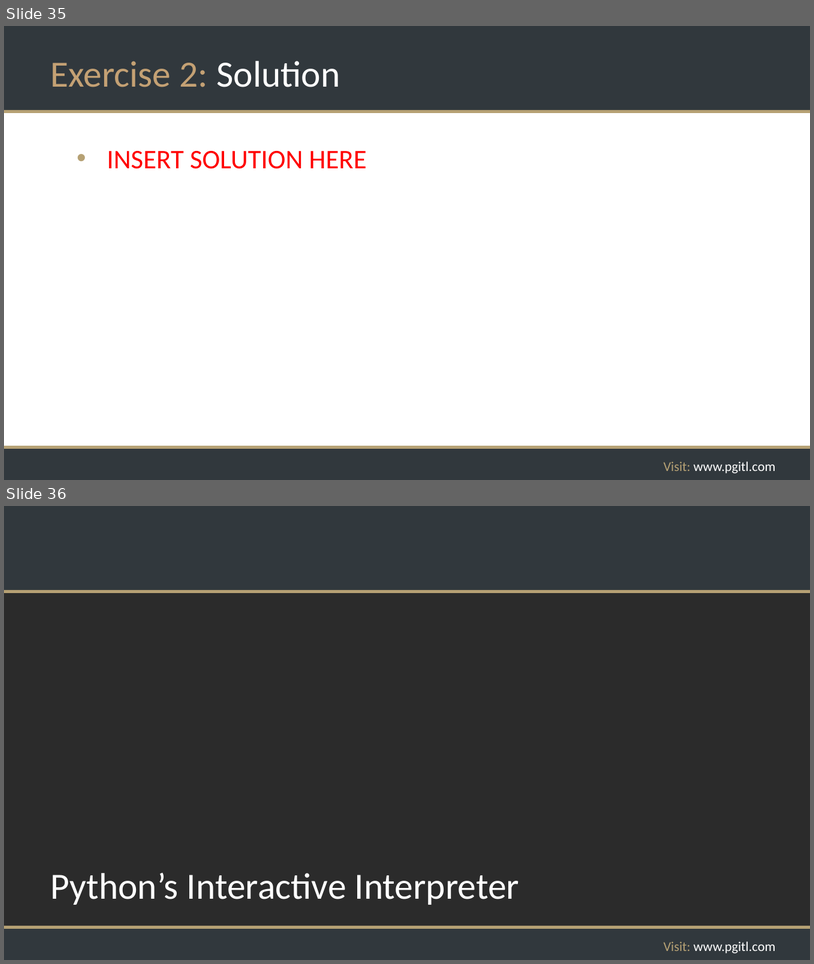
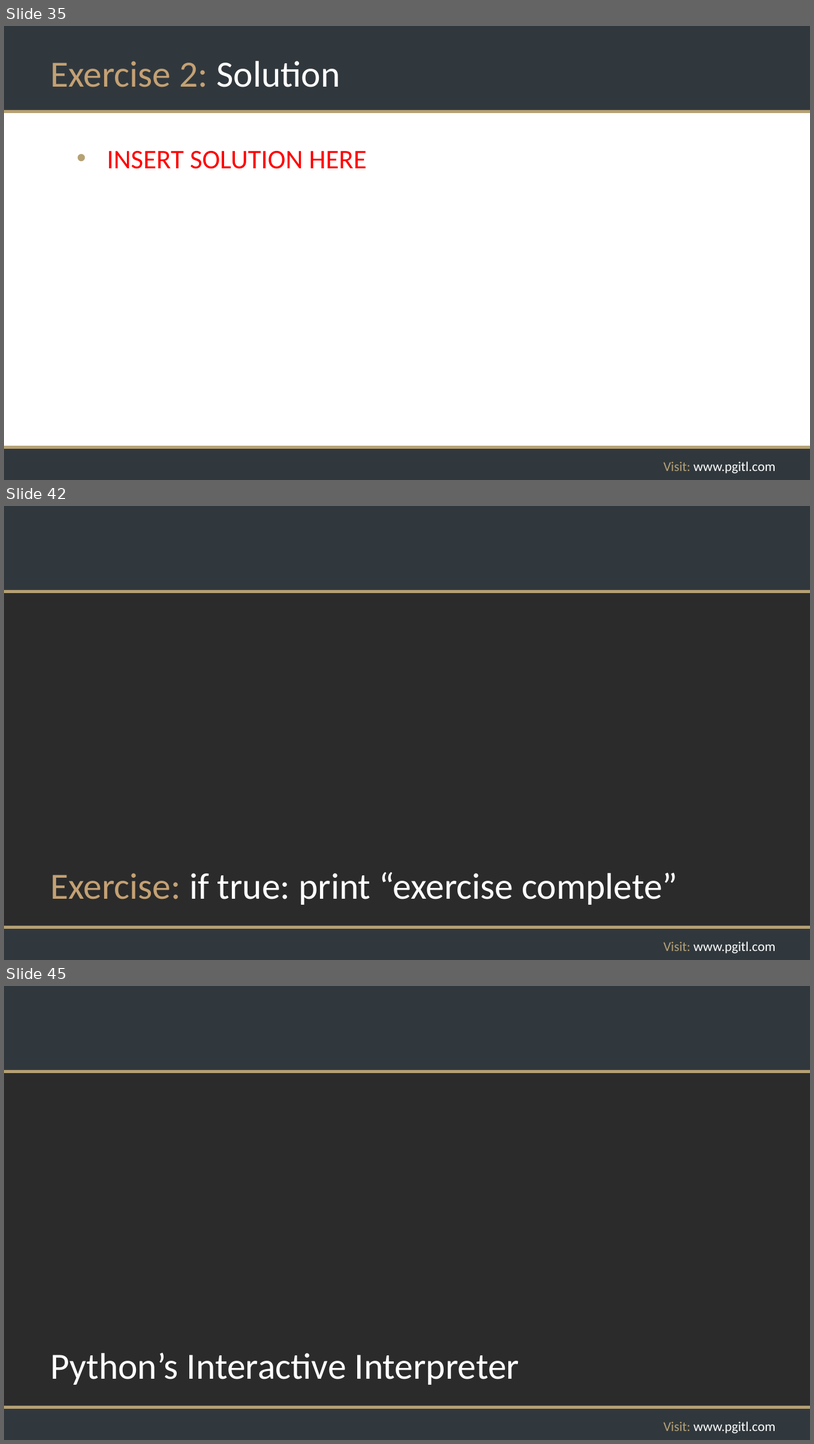
Before and after one commit to rikkouri/project-a, a slide deck: Programming Foundations.pptx. Shown one above the other, each under a label of ours: slides 35 and 36 before the commit, slides 35, 42 and 45 after it; the slides between them are not shown. The pictures are 814x964 and 814x1444 pixels, drawn with LibreOffice and Linux fonts; fonts in the diff are those of the drawing; background and template pictures are left out; a plain dark background stands for a picture behind light text. Boxes give left, top, right and bottom in pixels: in the first picture for what was removed or moved away, otherwise in the second. Text is boxed around its words. In the diff, an @@ line names an element or a change of style, - is before the commit and + after.

```diff
--- a/Programming Foundations.pptx
+++ b/Programming Foundations.pptx
@@ slide 42 added at [4, 506, 810, 960], background picture (left out); not listed: 5 template elements that a slide beside it also shows @@
@@ title added at [50, 871, 678, 904], 44 pt, text #FFFFFF @@
+Exercise: if true: print “exercise complete”
@@ what was slide 36 is now slide 45 @@
```
Also in this commit, not shown: 1 slide changed, 13 other slides added.
